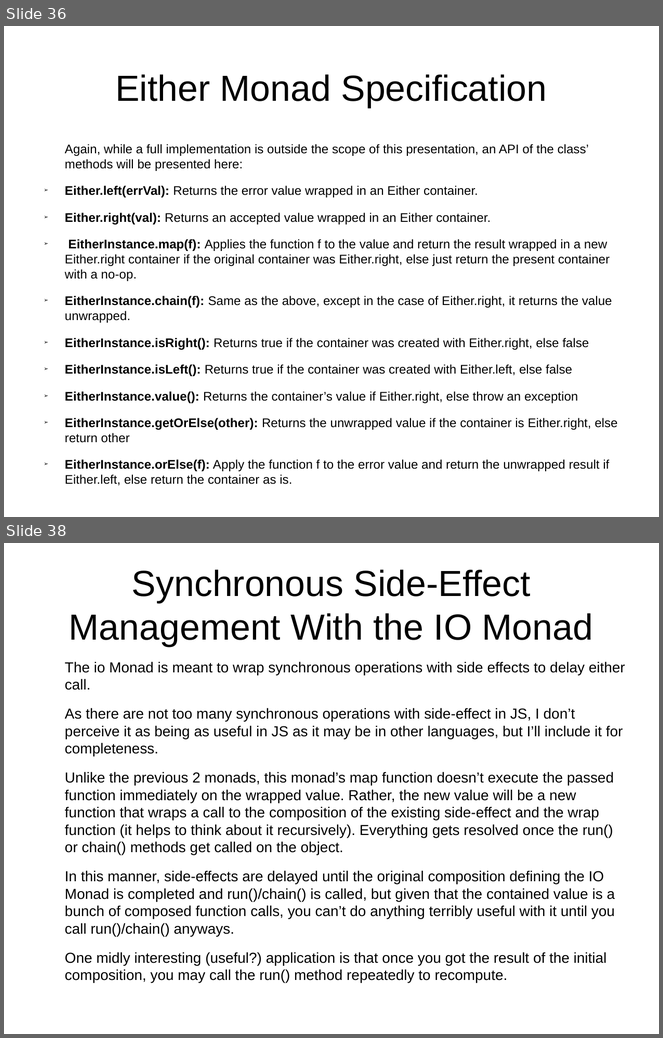
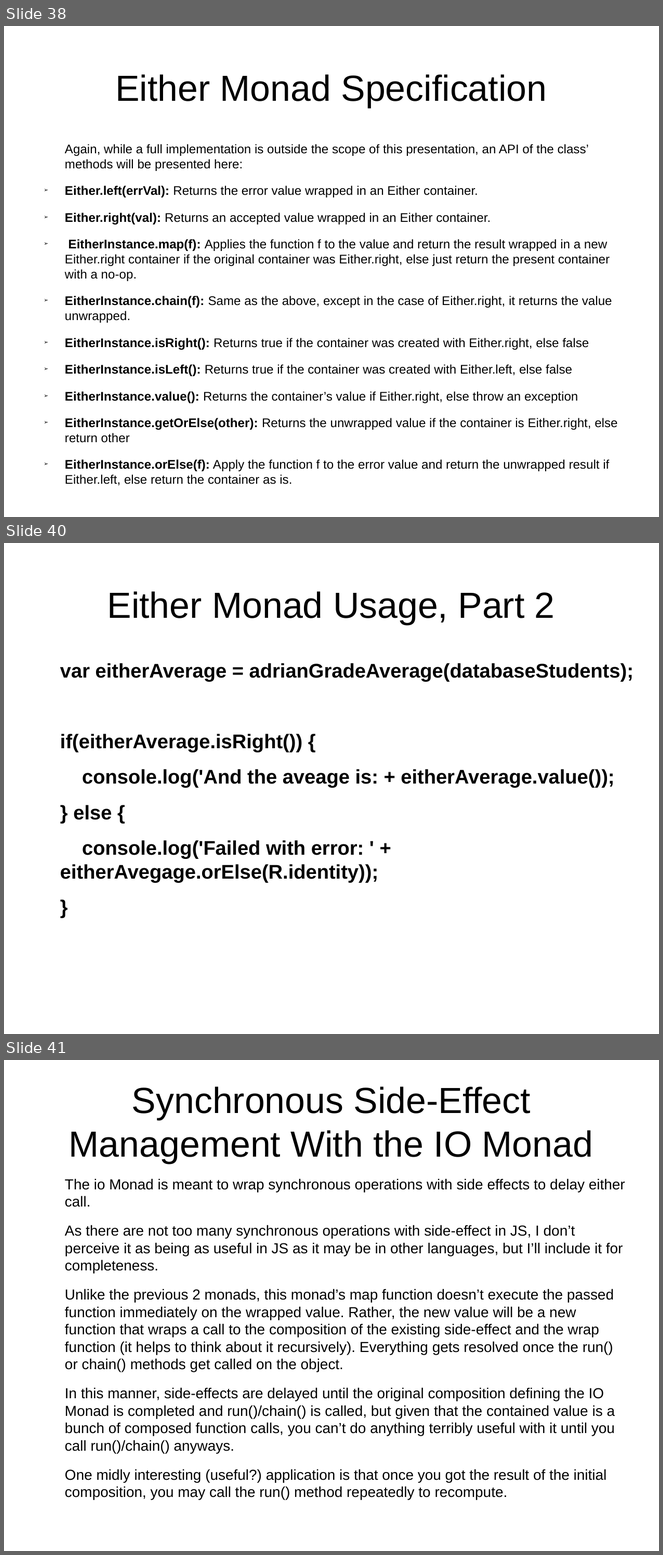
Before and after one commit to Magnitus-/FunctionalJsPresentation, a slide deck: Slides.odp. Shown one above the other, each under a label of ours: slides 36 and 38 before the commit, slides 38, 40 and 41 after it; the slides between them are not shown. The pictures are 663x1038 and 663x1555 pixels, drawn with LibreOffice and Linux fonts; fonts in the diff are those of the drawing. Boxes give left, top, right and bottom in pixels: in the first picture for what was removed or moved away, otherwise in the second. Text is boxed around its words. In the diff, an @@ line names an element or a change of style, - is before the commit and + after.

```diff
--- a/Slides.odp
+++ b/Slides.odp
@@ slide 40 added at bbox=[4, 543, 659, 1034], background #FFFFFF @@
@@ title added at bbox=[107, 591, 555, 625], 44 pt, text #000000 @@
+Either Monad Usage, Part 2
@@ text added at bbox=[60, 663, 634, 883], 24 pt, text #000000, bold @@
+var eitherAverage = adrianGradeAverage(databaseStudents);
+if(eitherAverage.isRight()) {
+console.log('And the aveage is: + eitherAverage.value());
+} else {
+console.log('Failed with error: ' + eitherAvegage.orElse(R.identity));
+}
@@ what was slide 36 is now slide 38 @@
@@ what was slide 38 is now slide 41 @@
```
Also in this commit, not shown: 9 slides changed, 4 other slides added.
